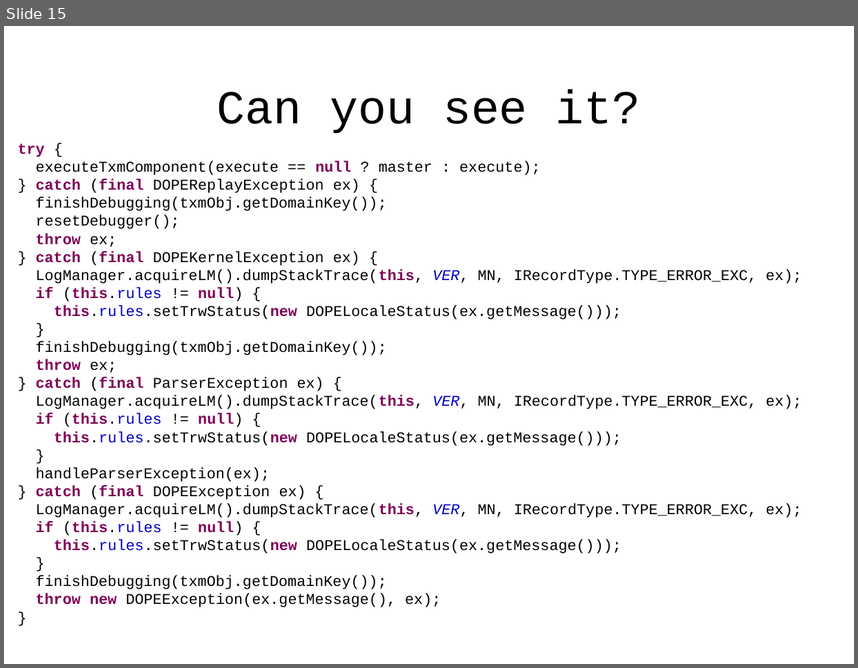
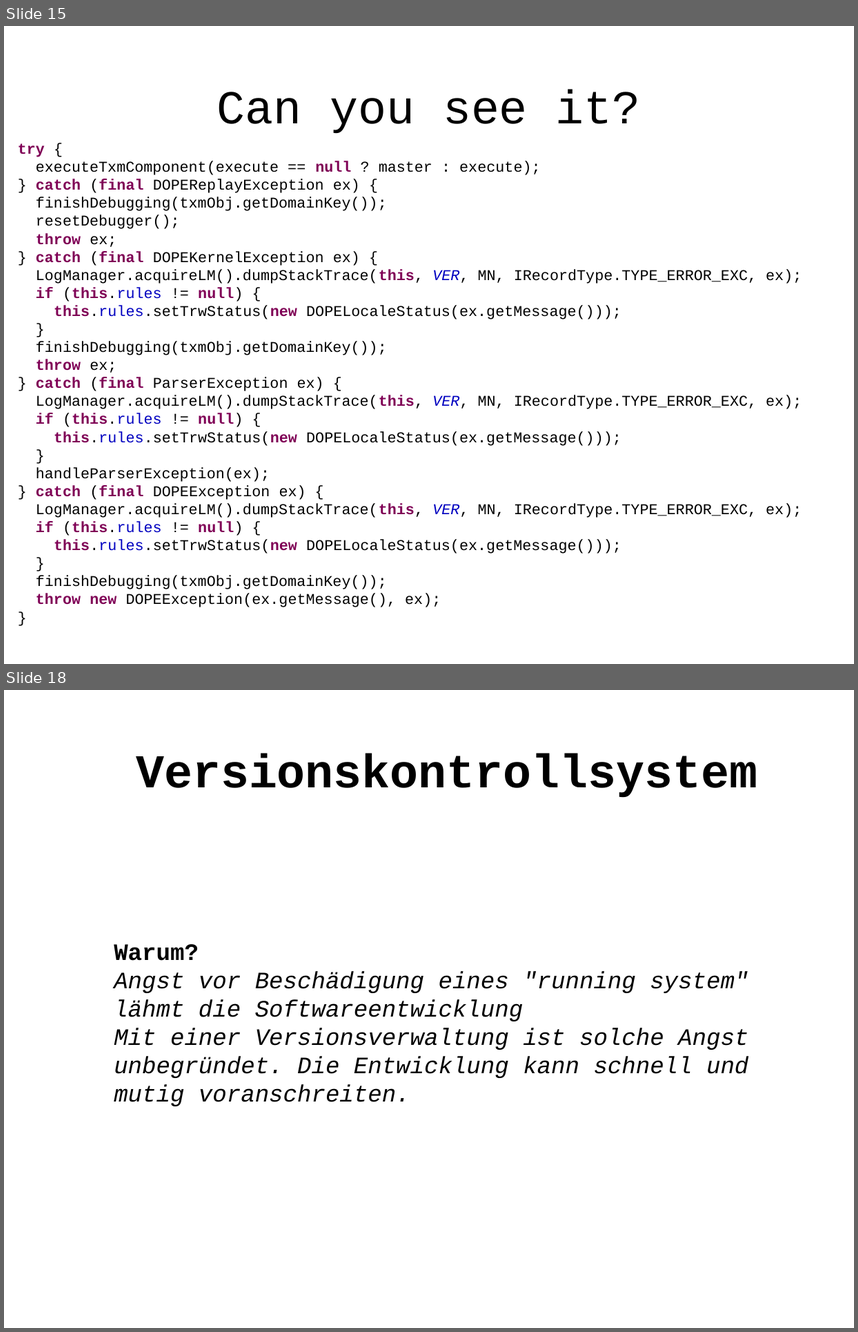
Before and after one commit to Weltraumschaf/Slides, a slide deck: CleanCodeDeveloper/RoterDan1/CCD_Roter_Dan_1.odp. Shown one above the other, each under a label of ours: slide 15 before the commit, slides 15 and 18 after it; the slides between them are not shown. The pictures are 858x668 and 858x1332 pixels, drawn with LibreOffice and Linux fonts; fonts in the diff are those of the drawing. Boxes give left, top, right and bottom in pixels: in the first picture for what was removed or moved away, otherwise in the second. Text is boxed around its words. In the diff, an @@ line names an element or a change of style, - is before the commit and + after.

```diff
--- a/CleanCodeDeveloper/RoterDan1/CCD_Roter_Dan_1.odp
+++ b/CleanCodeDeveloper/RoterDan1/CCD_Roter_Dan_1.odp
@@ slide 18 added at <box>4,690,854,1328</box>, background #FFFFFF @@
@@ title added at <box>136,753,757,798</box>, 44 pt, text #000000, bold @@
+  Versionskontrollsystem
@@ text added at <box>114,944,749,1106</box>, 22 pt, text #000000, italic @@
+Warum?
+Angst vor Beschädigung eines "running system" lähmt die Softwareentwicklung
+Mit einer Versionsverwaltung ist solche Angst unbegründet. Die Entwicklung kann schnell und mutig voranschreiten.
```
Also in this commit, not shown: 3 slides changed, 8 other slides added, 3 slides removed, 3 other files.
